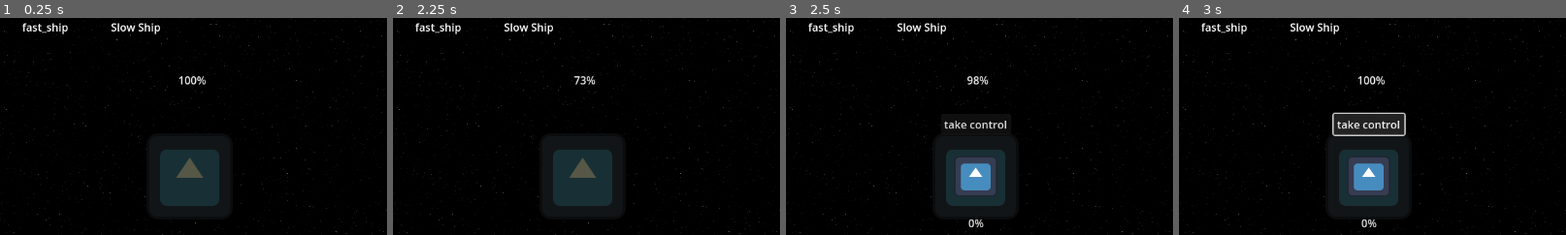
Above: before the commit, frames 1-4 (left to right).
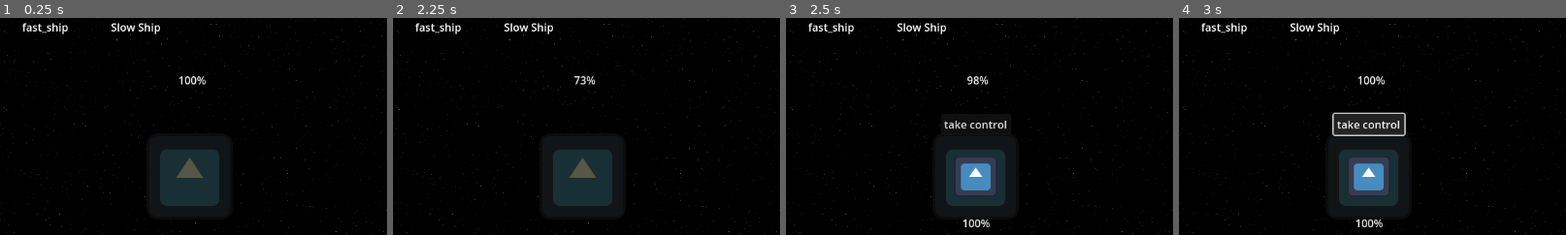
Above: after the commit, the same moments.

Repository: pcvonz/multiplayer_demo
Game: Godot game, scene res://World/world.tscn
The game is run twice, just before and just after one commit, with the same random seed, the same clock (stepped at 60 frames per second) and the same inputs. This scene is started directly instead of the project's main scene. The engine's default icon, where the game draws it, is replaced by a stand-in: a white triangle on a blue panel in a dark square.
Inputs (mouse positions are % of the whole screen's width and height, from its top left):
- Up to frame 1 (0.25 s): no input
- Up to frame 2 (2.25 s): tap Enter at 0.5, 2 s; move the mouse to (8, 19) at 0.52 s; hold Right (ui_right) 0.53-1.28 s; click (8, 19) at 0.6 s; tap Space (fire) at 1.25, 1.35 s; move the mouse to (20, 19) at 1.27 s; hold Down (ui_down) 1.28-2.03 s; click (20, 19) at 1.42 s; move the mouse to (60, 28) at 2.02 s; hold Right (ui_right) from 2.03 s (still down); click (60, 28) at 2.1 s
- Up to frame 3 (2.5 s): keep holding Right (ui_right)
- Up to frame 4 (3 s): release Right (ui_right) at 2.75 s; click "take control" at 2.75 s
The pictures show only the part of the screen within x 0-50%, y 27-77%; the shares and areas given below are measured in that part.

Frames 1-2 are identical in both runs. In frame 3, 0.2% of the frame differs, in the area x 45-53%, y 92-97%; in frame 4, 0.2%.
Error in both runs: Out of bounds get index '1' (on base: 'Dictionary') (res://World/World.gd:33)

Commit message:
Fix explosion

Diff:
--- a/World/World.gd
+++ b/World/World.gd
@@ -20,16 +20,16 @@
 		spawn_node.call_deferred("add_child", node)
 
 func _on_add_to_spawner(node: Node):
+		if !multiplayer.is_server():
+			return
 		# Setup takes spawner and self as input
 		if "setup" in node:
 			node.setup(self, $WeaponSpawner)
 		var weapon_spawn_node = weapon_spawner.get_node(weapon_spawner.spawn_path)
-		weapon_spawn_node.call_deferred("add_child", node, true)
+		weapon_spawn_node.add_child(node, true)
 
 func spawn_ship(id: int):
-	var new_ship = preload("res://ship/ship.tscn").instantiate()
 	var new_player = preload("res://ship/player.tscn").instantiate()
-	new_player.add_child(new_ship)
 	var player_name = Global.players[id].name
 	new_player.on_add_to_spawner.connect(_on_add_to_spawner)
 	new_player.player_id = id
--- a/factory/factory.gd
+++ b/factory/factory.gd
@@ -40,7 +40,6 @@
 	var spawn_node = spawner.get_node(spawner.spawn_path)
 	spawn_node.call_deferred("add_child", scene, true)
 
-
 # Called every frame. 'delta' is the elapsed time since the previous frame.
 func _process(_delta):
 	if currently_building and multiplayer.is_server:
--- a/factory/factory.tscn
+++ b/factory/factory.tscn
@@ -32,11 +32,6 @@
 offset_right = 6.0
 offset_bottom = -130.0
 
-[node name="MultiplayerSpawner" type="MultiplayerSpawner" parent="."]
-_spawnable_scenes = PackedStringArray("res://ship/ship.tscn")
-spawn_path = NodePath("../spawn_pos")
-spawn_limit = 1000
-
 [node name="spawn_pos" type="Node2D" parent="."]
 
 [node name="GridContainer" type="GridContainer" parent="."]
@@ -57,5 +52,10 @@
 [node name="MultiplayerSynchronizer" type="MultiplayerSynchronizer" parent="."]
 replication_config = SubResource("SceneReplicationConfig_hom0k")
 
+[node name="MultiplayerSpawner" type="MultiplayerSpawner" parent="."]
+_spawnable_scenes = PackedStringArray("res://ship/ship.tscn")
+spawn_path = NodePath("../spawn_pos")
+spawn_limit = 20000
+
 [connection signal="purchase" from="GridContainer/spawn_option_card" to="GridContainer/spawn_option_card" method="_on_purchase"]
 [connection signal="purchase" from="GridContainer/spawn_option_card2" to="." method="_on_purchase"]
--- a/ship/Missile/missile.gd
+++ b/ship/Missile/missile.gd
@@ -7,9 +7,8 @@
 	if not multiplayer.is_server():
 		$Sprite2D.modulate = Color(1, 0, 0)
 		$CollisionShape2D.disabled = true
-		sleeping = true
-		set_physics_process_internal(false)
-		set_physics_process(false)
+		# Hack to stop jittery movement from physics
+		freeze = true
 
 # Called every frame. 'delta' is the elapsed time since the previous frame.
 func _integrate_forces(state):
@@ -17,5 +16,5 @@
 		state.apply_force(Vector2(0, -speed).rotated(self.rotation))
 
 func _on_body_entered(body:Node):
-	if body.is_in_group("players"):
+	if "damage" in body and body.damage is Callable:
 		body.damage(damage)
--- a/ship/explode.gd
+++ b/ship/explode.gd
@@ -4,6 +4,9 @@
 
 func _ready():
 	explode()
+	var children = get_children().filter(get_rigid_body)
+	for child in children:
+		child.freeze = true
 
 func get_rigid_body(node: Node):
 	if node is RigidBody2D:
@@ -13,6 +16,7 @@
 	var children = get_children().filter(get_rigid_body)
 
 	for child in children:
+		child.freeze = false
 		var x = randf_range(-100.0, 100.0)
 		var y = randf_range(-100.0, 100.0)
 		child.linear_velocity = starting_linear_velocity
--- a/ship/explode.tscn
+++ b/ship/explode.tscn
@@ -12,6 +12,8 @@
 script = ExtResource("1_ynefu")
 
 [node name="1" type="RigidBody2D" parent="."]
+collision_layer = 2
+collision_mask = 2
 
 [node name="Sprite2D" type="Sprite2D" parent="1"]
 texture = ExtResource("2_t0ar0")
@@ -21,6 +23,8 @@
 polygon = PackedVector2Array(5.17385, 4, -11.3825, -1, -5.17385, -5, -26.904, -11, -17.5911, -19, -25.8693, -22, -17.5911, -32, -30.0084, -31, -34.1474, -23, -33.1127, 7)
 
 [node name="2" type="RigidBody2D" parent="."]
+collision_layer = 2
+collision_mask = 2
 
 [node name="Sprite2D" type="Sprite2D" parent="2"]
 texture = ExtResource("3_is2yg")
@@ -29,6 +33,8 @@
 polygon = PackedVector2Array(8, -7, 31, -4, 30, -31, 9, -33)
 
 [node name="3" type="RigidBody2D" parent="."]
+collision_layer = 2
+collision_mask = 2
 
 [node name="Sprite2D" type="Sprite2D" parent="3"]
 texture = ExtResource("4_408dp")
@@ -37,6 +43,8 @@
 polygon = PackedVector2Array(13, 12, 31, 10, 31, 28, 23, 31, 6, 31)
 
 [node name="4" type="RigidBody2D" parent="."]
+collision_layer = 2
+collision_mask = 2
 
 [node name="Sprite2D" type="Sprite2D" parent="4"]
 texture = ExtResource("5_4fuh3")
@@ -45,6 +53,8 @@
 polygon = PackedVector2Array(-32, 18, -9, 12, -7, 24, 1, 26, -3, 31, -27, 32)
 
 [node name="5" type="RigidBody2D" parent="."]
+collision_layer = 2
+collision_mask = 2
 
 [node name="Sprite2D" type="Sprite2D" parent="5"]
 texture = ExtResource("6_nebxd")
@@ -53,6 +63,8 @@
 polygon = PackedVector2Array(-16, -31, -25, -23, -18, -19, -26, -12, -5, -5, -11, -1, 4, 3, 2, 7, 11, 14, 31, 10, 31, -4, 7, -6, 4, -23, 8, -31)
 
 [node name="6" type="RigidBody2D" parent="."]
+collision_layer = 2
+collision_mask = 2
 
 [node name="Sprite2D" type="Sprite2D" parent="6"]
 texture = ExtResource("7_wail0")
--- a/ship/player.gd
+++ b/ship/player.gd
@@ -36,6 +36,9 @@
 		if input.brake_engaged:
 			camera.global_position += ( Vector2(0, 1) ) * CAMERA_SPEED
 
+func _on_destroyed():
+	unit = null
+
 func _on_add_to_spawner(node: Node):
 	on_add_to_spawner.emit(node)
 
@@ -49,6 +52,7 @@
 			player.unit = get_node(node)
 			player.unit.input = player.input
 			player.unit.on_add_to_spawner.connect(_on_add_to_spawner)
+			player.unit.on_destroyed.connect(player._on_destroyed)
 
 
 func _on_take_control(node: Node, player_id_requesting_control: int):
--- a/ship/ship.gd
+++ b/ship/ship.gd
@@ -15,10 +15,11 @@
 
 signal on_add_to_spawner(node: Node)
 signal take_control(node: Node, player_id: int)
+signal on_destroyed
 
 func _ready():
-	#progress_bar.value = health
-	#progress_bar.max_value = health
+	progress_bar.value = health
+	progress_bar.max_value = health
 	for player in get_tree().get_nodes_in_group("players"):
 		take_control.connect(player._on_take_control)
 	if not multiplayer.is_server():
@@ -26,23 +27,21 @@
 		# Hack to stop jittery movement from physics
 		freeze = true
 		set_physics_process(false)
-	set_process(multiplayer.is_server())
 
 func _process(_delta):
-	if !input:
-		return
-	if health != progress_bar.value and health:
+	if health != progress_bar.value:
 		progress_bar.value = health
 		if health <= 0:
 			anim.play("damage")
 			explode()
-	if input.place_object:
+
+	if input and input.place_object:
 		var station = station_scene.instantiate()
 		station.global_position = input.placement_position + global_position
 		input.place_object = false
 
 		on_add_to_spawner.emit(station)
-	if input.primary_weapon:
+	if input and input.primary_weapon:
 		input.primary_weapon = false
 		var missile = missile_scene.instantiate()
 		missile.add_collision_exception_with(self)
@@ -62,6 +61,12 @@
 	explode_instance.starting_linear_velocity = linear_velocity
 	explode_instance.global_position = global_position
 	on_add_to_spawner.emit(explode_instance)
+	on_destroyed.emit()
+	for child in get_children():
+		if "visible" in child:
+			child.visible = false
+	$explosion.visible = true
+	$explosion.explode()
 
 func _integrate_forces(state: PhysicsDirectBodyState2D):
 	if !input:
--- a/ship/ship.tscn
+++ b/ship/ship.tscn
@@ -1,7 +1,8 @@
-[gd_scene load_steps=8 format=3 uid="uid://1r5lguti5vfn"]
+[gd_scene load_steps=9 format=3 uid="uid://1r5lguti5vfn"]
 
 [ext_resource type="Script" path="res://ship/ship.gd" id="1_kbfi8"]
 [ext_resource type="Texture2D" uid="uid://t5lcyvo0c2yw" path="res://icon.svg" id="2_bpfnb"]
+[ext_resource type="PackedScene" uid="uid://cebys673sqrdx" path="res://ship/explode.tscn" id="3_8epct"]
 
 [sub_resource type="RectangleShape2D" id="RectangleShape2D_mw1cn"]
 size = Vector2(78, 76)
@@ -64,6 +65,7 @@
 gravity_scale = 0.0
 can_sleep = false
 script = ExtResource("1_kbfi8")
+health = 10.0
 
 [node name="CollisionShape2D" type="CollisionShape2D" parent="."]
 shape = SubResource("RectangleShape2D_mw1cn")
@@ -94,4 +96,7 @@
 text = "take control
 "
 
+[node name="explosion" parent="." instance=ExtResource("3_8epct")]
+visible = false
+
 [connection signal="pressed" from="Button" to="." method="_on_button_pressed"]
